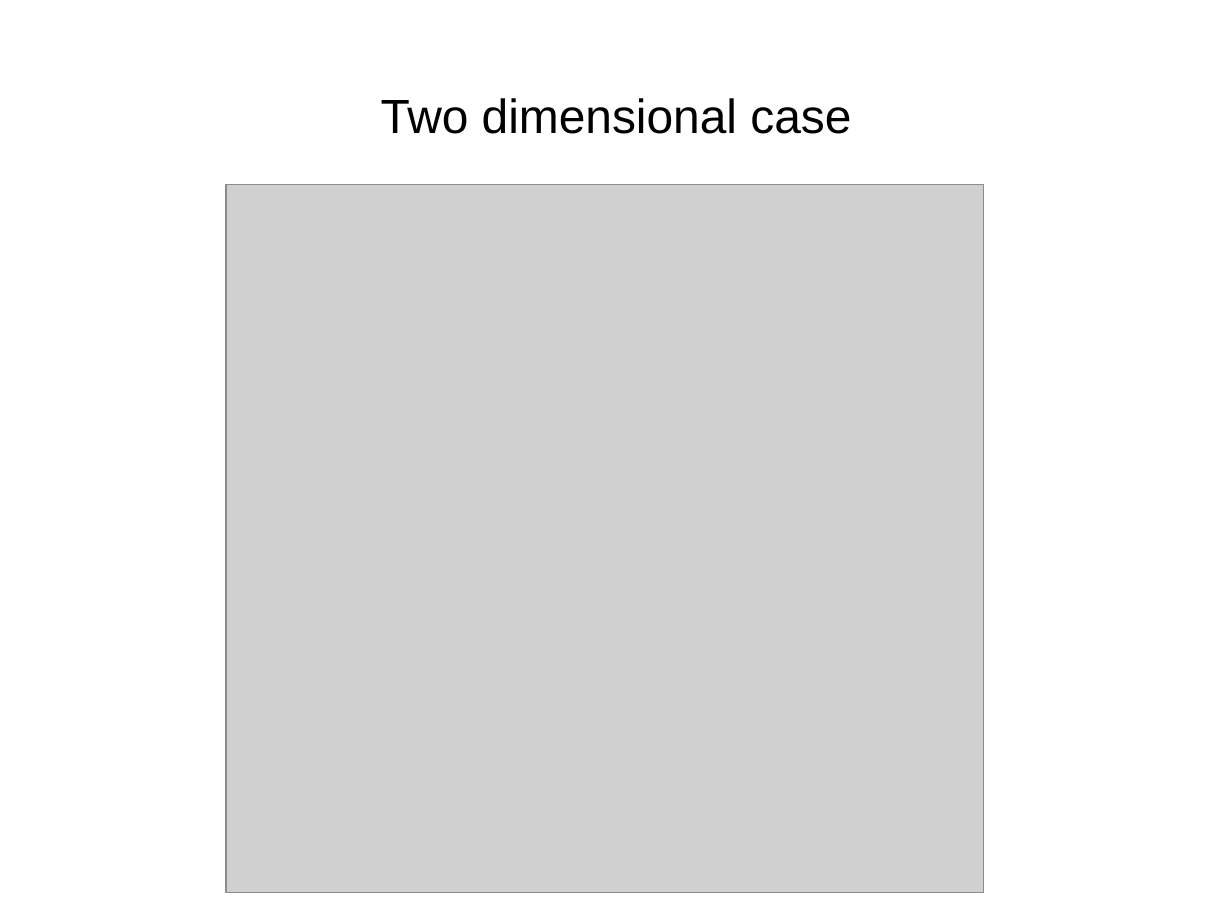
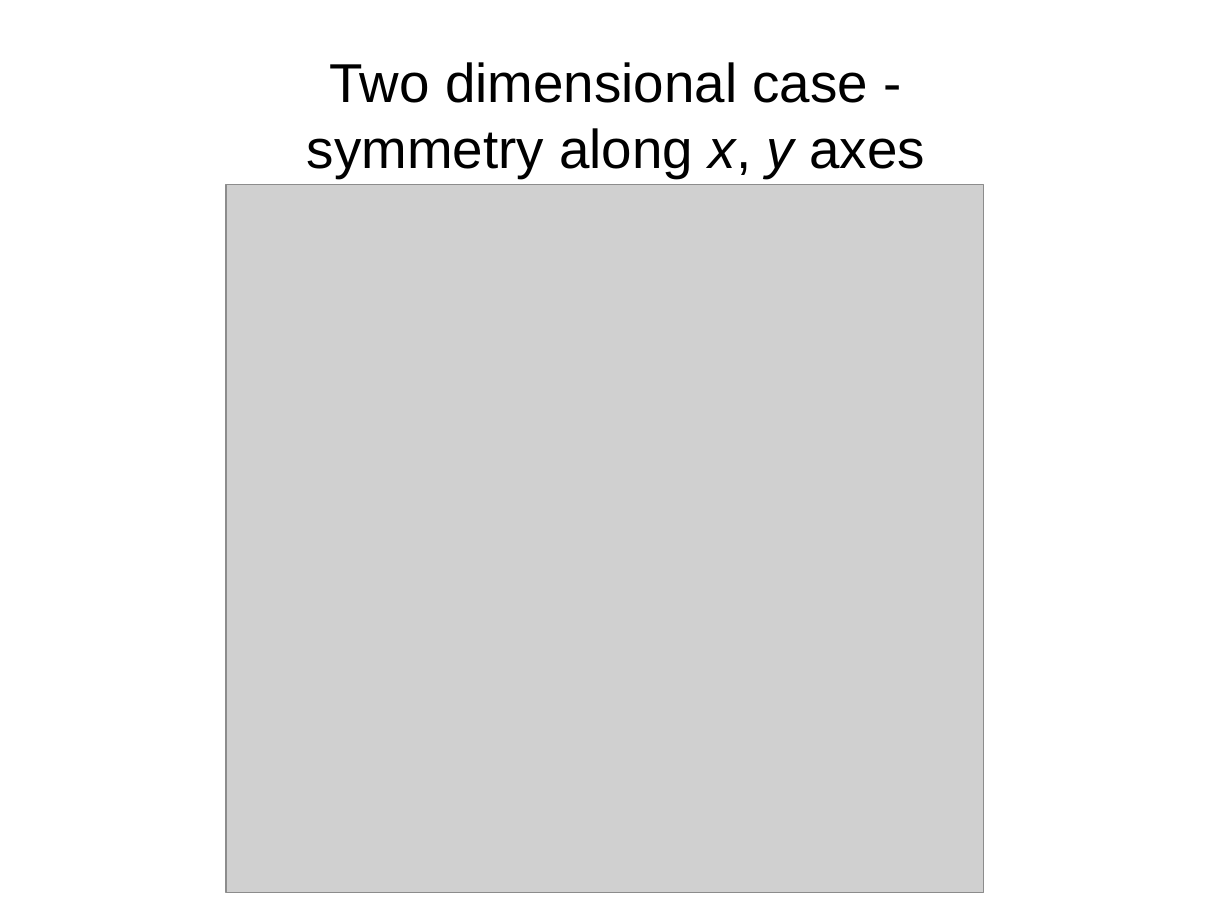
Before and after one commit to CloakMe/Boussinesq, a slide deck: slide 4 of Docu/Presentation Linz/Presentation.ppt (slide 9 before the commit). Drawn at 1232x924 pixels with LibreOffice and Linux fonts; fonts in the diff are those of the drawing; grey boxes stand for pictures. Boxes give left, top, right and bottom in pixels: in the first picture for what was removed or moved away, otherwise in the second. Text is boxed around its words. In the diff, an @@ line names an element or a change of style, - is before the commit and + after.

```diff
--- a/Docu/Presentation Linz/Presentation.ppt
+++ b/Docu/Presentation Linz/Presentation.ppt
@@ title at (x1=307, y1=62, x2=925, y2=178): text changed; size 28 to 32 pt @@
-Two dimensional case
+Two dimensional case -
+symmetry along x, y axes
```
Also in this commit, not shown: 8 other slides changed, 3 slides added, 1 slide removed.
